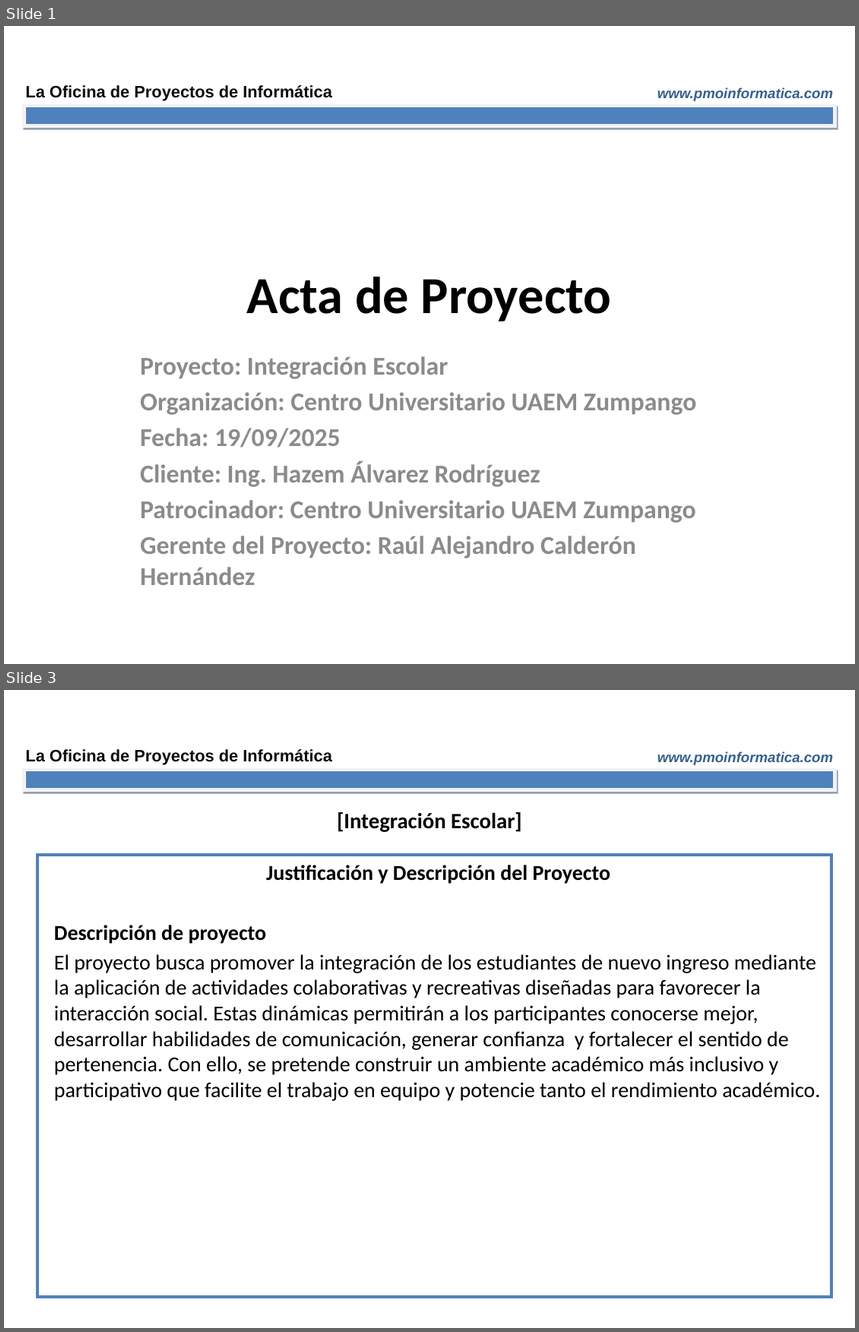
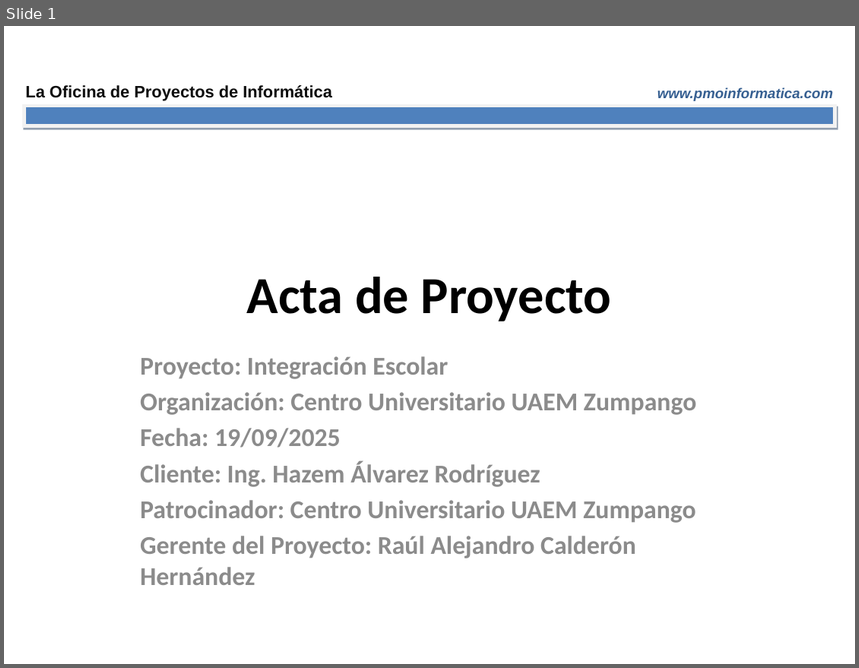
Before and after one commit to AnnyJContreras/ProyIntComDat25B_Carmelitos, a slide deck: Avance de proyecto/Acta de Proyecto Equipo.pptx. Shown one above the other, each under a label of ours: slides 1 and 3 before the commit, slide 1 after it; the slides between them are not shown. The pictures are 859x1332 and 859x668 pixels, drawn with LibreOffice and Linux fonts; fonts in the diff are those of the drawing. Boxes give left, top, right and bottom in pixels: in the first picture for what was removed or moved away, otherwise in the second. Text is boxed around its words. In the diff, an @@ line names an element or a change of style, - is before the commit and + after.

```diff
--- a/Avance de proyecto/Acta de Proyecto Equipo.pptx
+++ b/Avance de proyecto/Acta de Proyecto Equipo.pptx
@@ slide 3 removed at box(4, 690, 855, 1328), background #FFFFFF; not listed: 3 template elements that a slide beside it also shows @@
@@ text removed at box(337, 812, 522, 832) @@
-[Integración Escolar]
@@ text removed at box(37, 855, 832, 1298) @@
-Justificación y Descripción del Proyecto
-Descripción de proyecto
-El proyecto busca promover la integración de los estudiantes de nuevo ingreso mediante la aplicación de actividades colaborativas y recreativas diseñadas para favorecer la interacción social. Estas dinámicas permitirán a los participantes conocerse mejor, desarrollar habilidades de comunicación, generar confianza y fortalecer el sentido de pertenencia. Con ello, se pretende construir un ambiente académico más inclusivo y participativo que facilite el trabajo en equipo y potencie tanto el rendimiento académico.
```
Also in this commit, not shown: 1 slide changed, 8 other slides removed, 1 other file.
